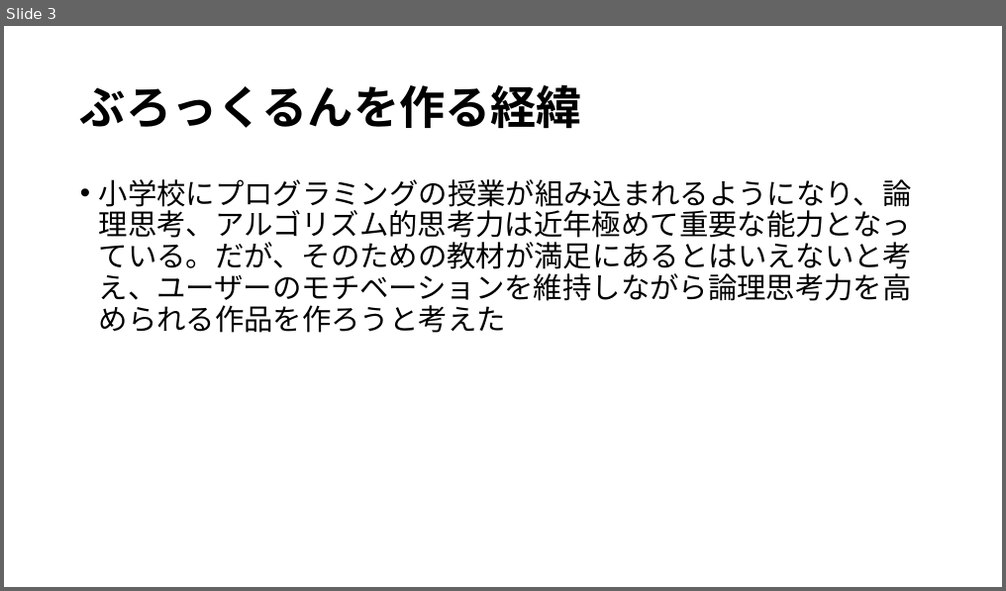
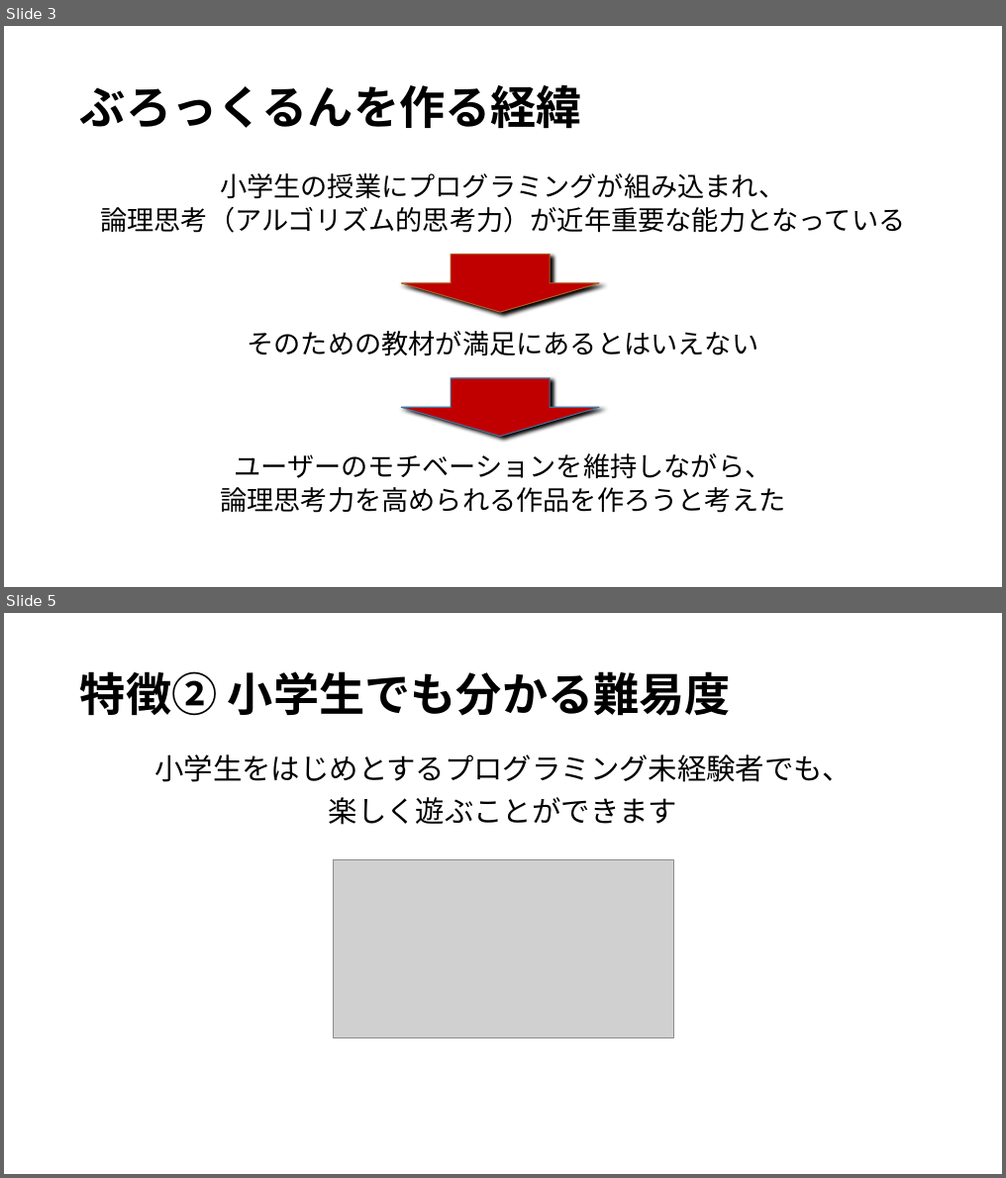
Before and after one commit to WhiteF326/0818_newDev, a slide deck: happyou.pptx. Shown one above the other, each under a label of ours: slide 3 before the commit, slides 3 and 5 after it; the slides between them are not shown. The pictures are 1006x591 and 1006x1178 pixels, drawn with LibreOffice and Linux fonts; fonts in the diff are those of the drawing; grey boxes stand for pictures. Boxes give left, top, right and bottom in pixels: in the first picture for what was removed or moved away, otherwise in the second. Text is boxed around its words. In the diff, an @@ line names an element or a change of style, - is before the commit and + after.

```diff
--- a/happyou.pptx
+++ b/happyou.pptx
@@ slide 5 added at <box>4,613,1002,1174</box>, background #FFFFFF @@
@@ title added at <box>80,671,731,716</box>, 44 pt, text #000000, bold @@
+特徴➁ 小学生でも分かる難易度
@@ text added at <box>155,755,851,825</box>, 28 pt, text #000000 @@
+小学生をはじめとするプログラミング未経験者でも、
+楽しく遊ぶことができます
@@ picture added at <box>333,861,673,1039</box> @@
@@ slide 3 changed as well @@
@@ text at <box>100,174,905,513</box>: text changed; size 28 to 25.9 pt @@
-• 小学校にプログラミングの授業が組み込まれるようになり、論理思考、アルゴリズム的思考力は近年極めて重要な能力となっている。だが、そのための教材が満足にあるとはいえないと考え、ユーザーのモチベーションを維持しながら論理思考力を高められる作品を作ろうと考えた
+小学生の授業にプログラミングが組み込まれ、
+論理思考（アルゴリズム的思考力）が近年重要な能力となっている
+そのための教材が満足にあるとはいえない
+ユーザーのモチベーションを維持しながら、
+論理思考力を高められる作品を作ろうと考えた
@@ down arrow added at <box>402,255,600,312</box>, fill #C00000, outline #AF5C24 1 pt @@
@@ down arrow added at <box>402,378,600,436</box>, fill #C00000, outline #43739E 1 pt @@
```
Also in this commit, not shown: 4 other slides changed, 7 other slides added.
